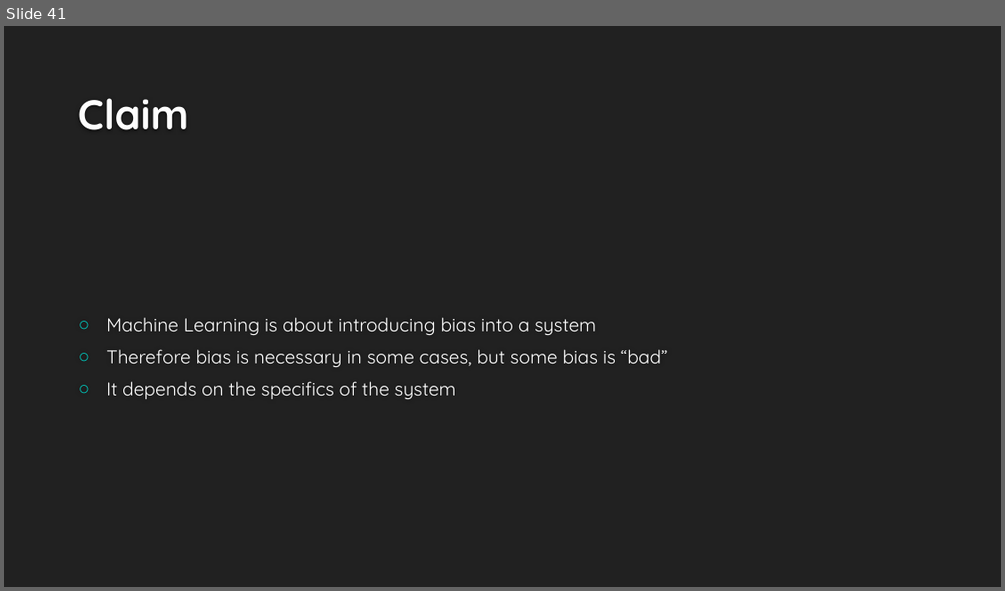
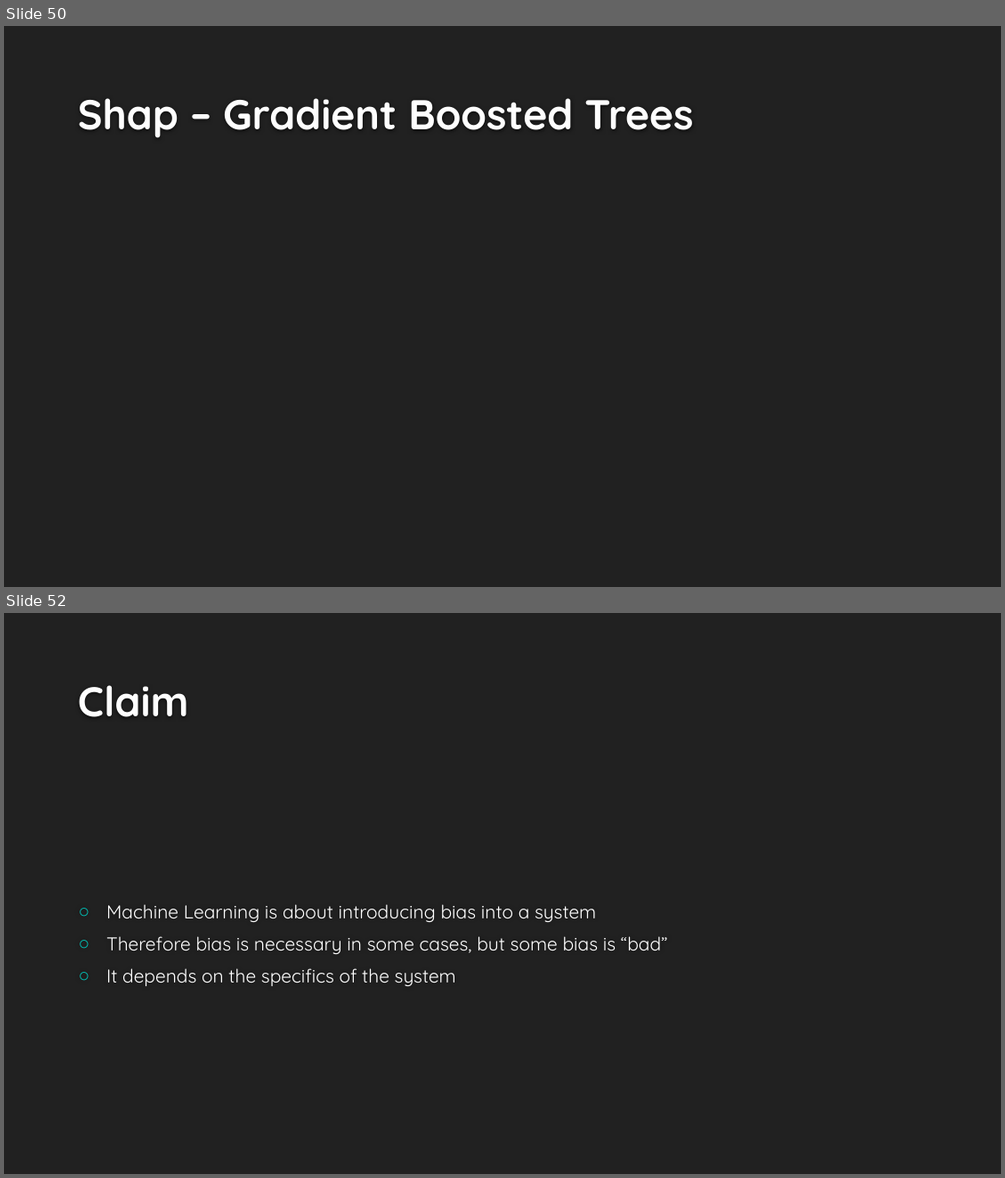
Before and after one commit to EricSchles/algorithmic_bias, a slide deck: Understanding Bias Via Interpretability.pptx. Shown one above the other, each under a label of ours: slide 41 before the commit, slides 50 and 52 after it; the slides between them are not shown. The pictures are 1005x591 and 1005x1178 pixels, drawn with LibreOffice and Linux fonts; fonts in the diff are those of the drawing; background and template pictures are left out. Boxes give left, top, right and bottom in pixels: in the first picture for what was removed or moved away, otherwise in the second. Text is boxed around its words. In the diff, an @@ line names an element or a change of style, - is before the commit and + after.

```diff
--- a/Understanding Bias Via Interpretability.pptx
+++ b/Understanding Bias Via Interpretability.pptx
@@ slide 50 added at (x1=4, y1=26, x2=1001, y2=587), background #212121 @@
@@ title added at (x1=78, y1=98, x2=693, y2=138), 40 pt, text #FEFEFE, bold @@
+Shap – Gradient Boosted Trees
@@ what was slide 41 is now slide 52 @@
```
Also in this commit, not shown: 5 slides changed, 18 other slides added, 6 slides removed, 13 other files.
